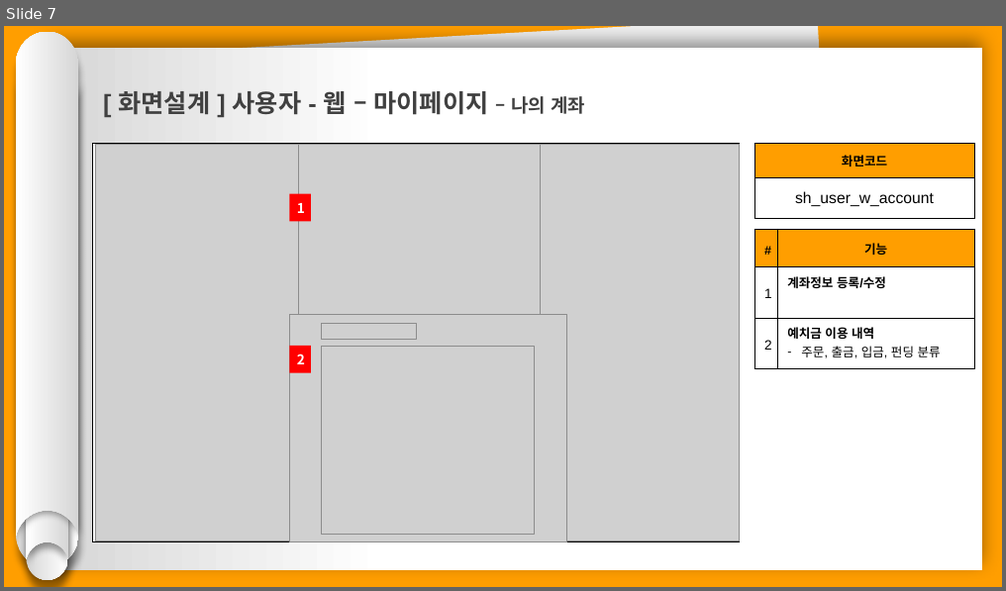
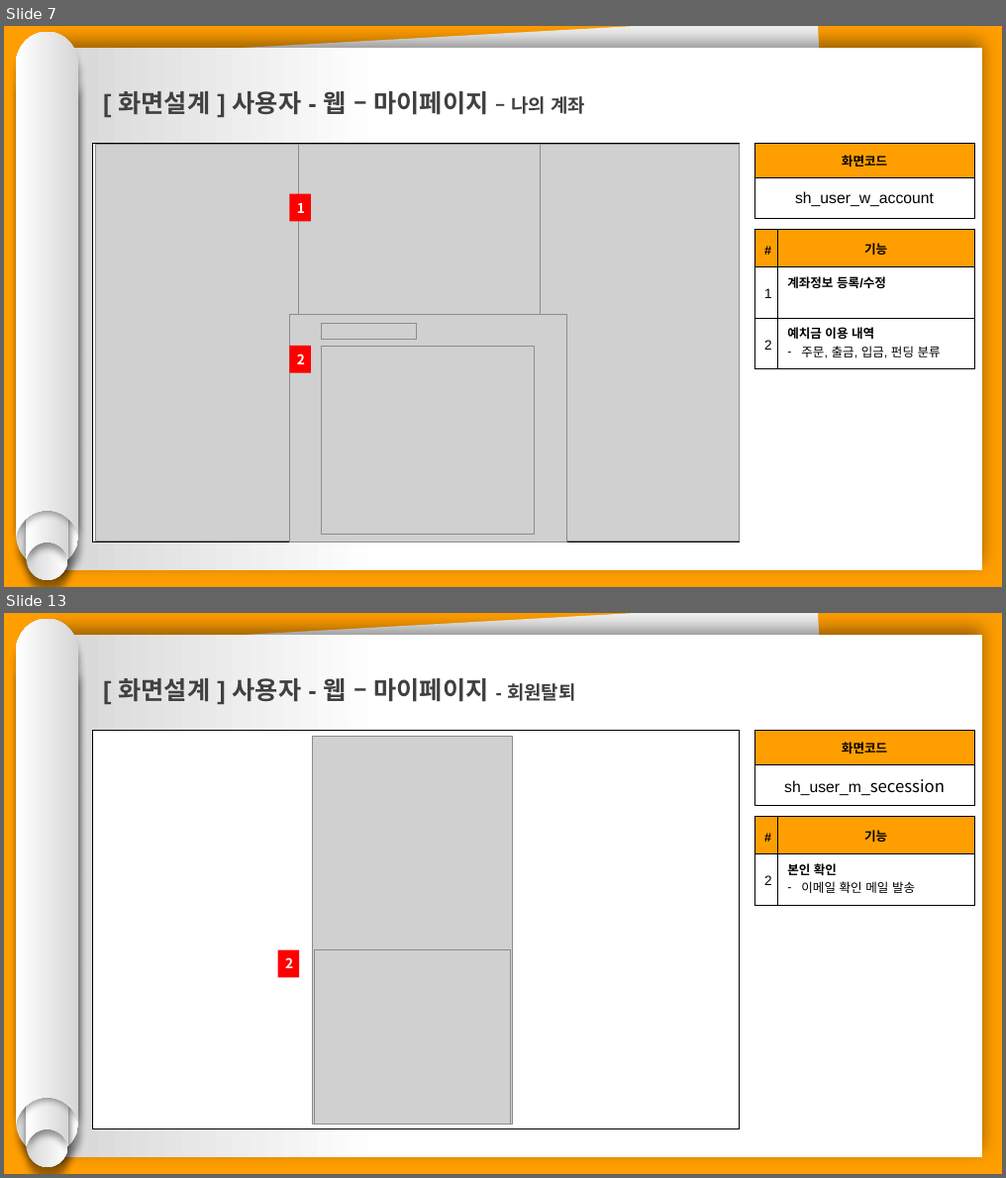
Before and after one commit to hhsw07/ezen-academy-projects, a slide deck: 0 발표용 파워포인트/project06 - 파워포인트 종합 - 서희.pptx. Shown one above the other, each under a label of ours: slide 7 before the commit, slides 7 and 13 after it; the slides between them are not shown. The pictures are 1006x591 and 1006x1178 pixels, drawn with LibreOffice and Linux fonts; fonts in the diff are those of the drawing; grey boxes stand for pictures. Boxes give left, top, right and bottom in pixels: in the first picture for what was removed or moved away, otherwise in the second. Text is boxed around its words. In the diff, an @@ line names an element or a change of style, - is before the commit and + after.

```diff
--- a/0 발표용 파워포인트/project06 - 파워포인트 종합 - 서희.pptx
+++ b/0 발표용 파워포인트/project06 - 파워포인트 종합 - 서희.pptx
@@ slide 13 added at (4,613,1002,1174), background #FF9E00 @@
@@ group added at (16,619,79,1167): 4 freeform shapes @@
@@ rectangle added at (48,635,983,1158), fill gradient #FFFFFF to #D7D7D7 @@
@@ rectangle added at (58,613,846,1154), fill #F2F2F2 @@
@@ text added at (119,678,576,702), 24 pt, text #404040, bold @@
+[ 화면설계 ] 사용자 - 웹 – 마이페이지 - 회원탈퇴
@@ rectangle added at (92,731,739,1130), fill #FFFFFF, outline #000000 0.75 pt @@
@@ table added at (754,731,975,805), 2 rows, 1 columns @@
+화면코드
+sh_user_m_secession
@@ picture added at (313,736,512,1124) @@
@@ table added at (754,816,975,905), 2 rows, 2 columns @@
+# | 기능
+2 | 본인 확인 / 이메일 확인 메일 발송
@@ rectangle added at (278,951,300,978), fill #FF0000, 13 pt, text #FFFFFF, bold @@
+2
@@ picture added at (315,951,511,1124) @@
```
Also in this commit, not shown: 2 slides changed, 6 other slides added.
